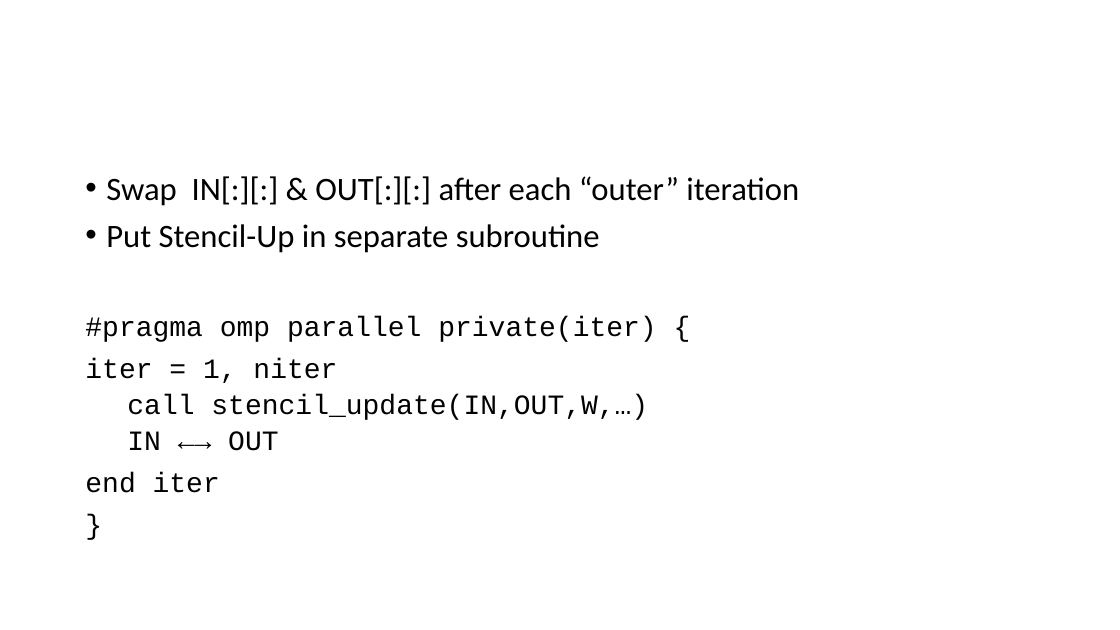
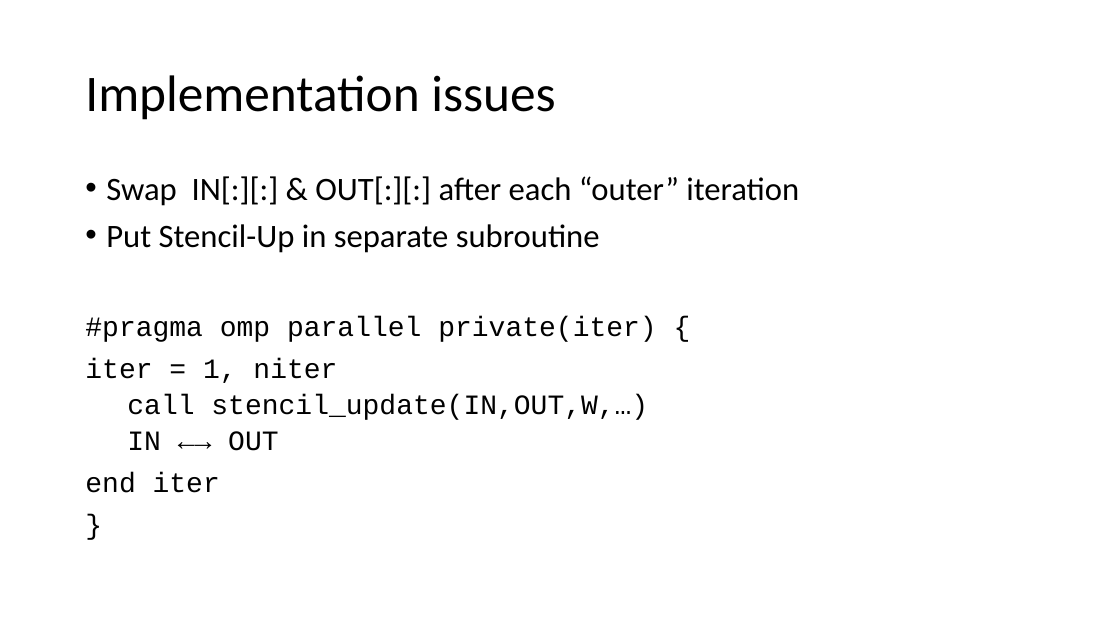
Before and after one commit to RRZE-HPC/stempel, a slide deck: slide 14 of docs/Stencil_Blueprints.pptx. Drawn at 1120x630 pixels with LibreOffice and Linux fonts; fonts in the diff are those of the drawing. Boxes give left, top, right and bottom in pixels: in the first picture for what was removed or moved away, otherwise in the second. Text is boxed around its words. In the diff, an @@ line names an element or a change of style, - is before the commit and + after.

```diff
--- a/docs/Stencil_Blueprints.pptx
+++ b/docs/Stencil_Blueprints.pptx
@@ title added at [85,75,555,120], 44 pt, text #000000 @@
+Implementation issues
```
Also in this commit, not shown: 1 other slide changed.
